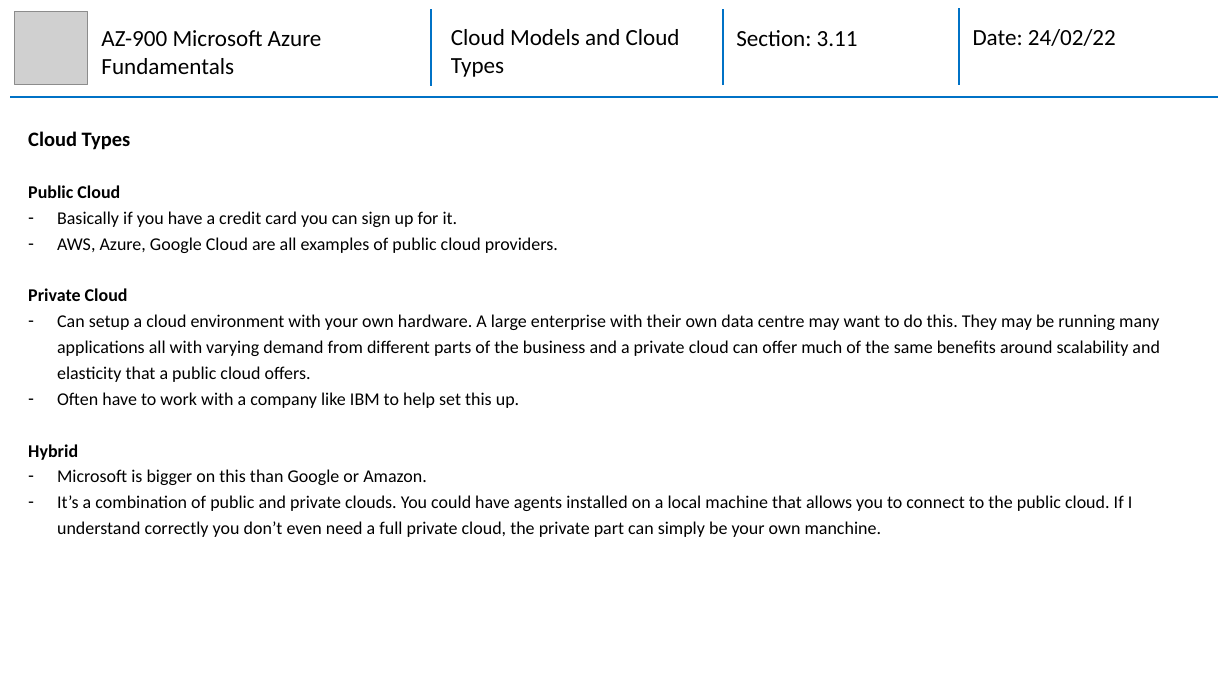
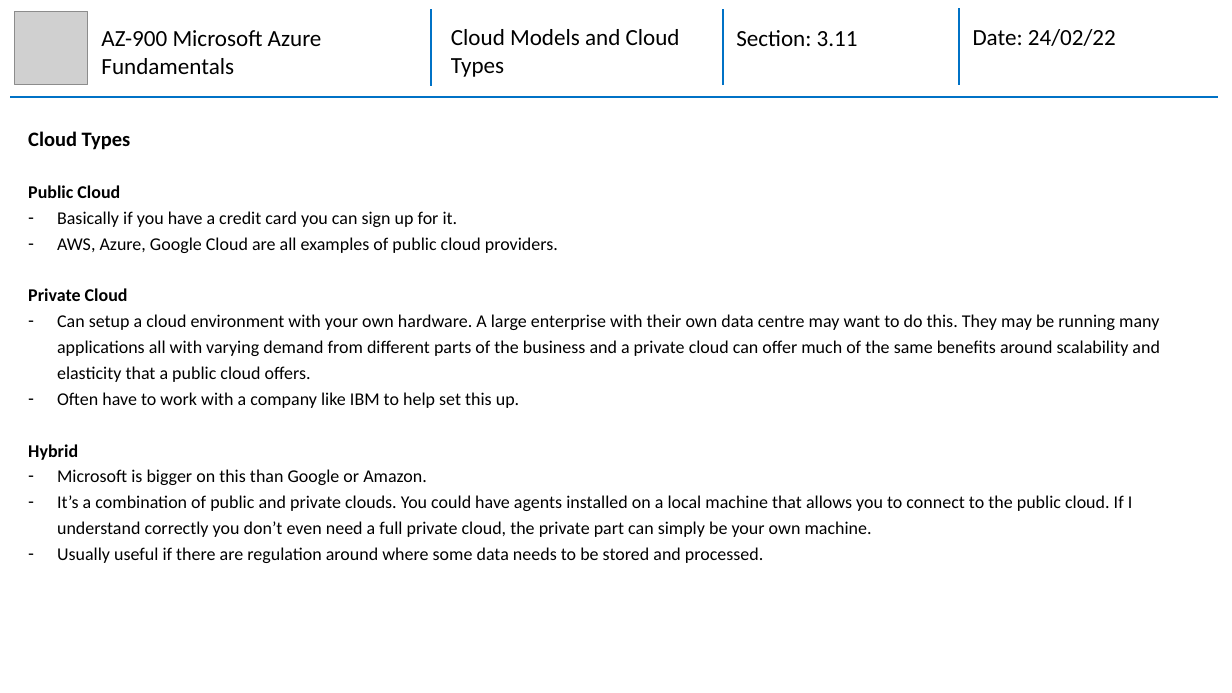
Before and after one commit to mhaythornthwaite/Testing_ML_Algorithms, a slide deck: slide 8 of Azure_AZ-900_Fundamentals/MJH_AZ-900_Azure_Fundamentals_Notes.pptx. Drawn at 1232x693 pixels with LibreOffice and Linux fonts; fonts in the diff are those of the drawing; grey boxes stand for pictures. Boxes give left, top, right and bottom in pixels: in the first picture for what was removed or moved away, otherwise in the second. Text is boxed around its words. In the diff, an @@ line names an element or a change of style, - is before the commit and + after.

```diff
--- a/Azure_AZ-900_Fundamentals/MJH_AZ-900_Azure_Fundamentals_Notes.pptx
+++ b/Azure_AZ-900_Fundamentals/MJH_AZ-900_Azure_Fundamentals_Notes.pptx
@@ text at [57,495,1133,563]: text changed @@
-– It’s a combination of public and private clouds. You could have agents installed on a local machine that allows you to connect to the public cloud. If I understand correctly you don’t even need a full private cloud, the private part can simply be your own manchine.
+– It’s a combination of public and private clouds. You could have agents installed on a local machine that allows you to connect to the public cloud. If I understand correctly you don’t even need a full private cloud, the private part can simply be your own machine.
+– Usually useful if there are regulation around where some data needs to be stored and processed.
```
Also in this commit, not shown: 8 other slides changed, 2 slides added.
